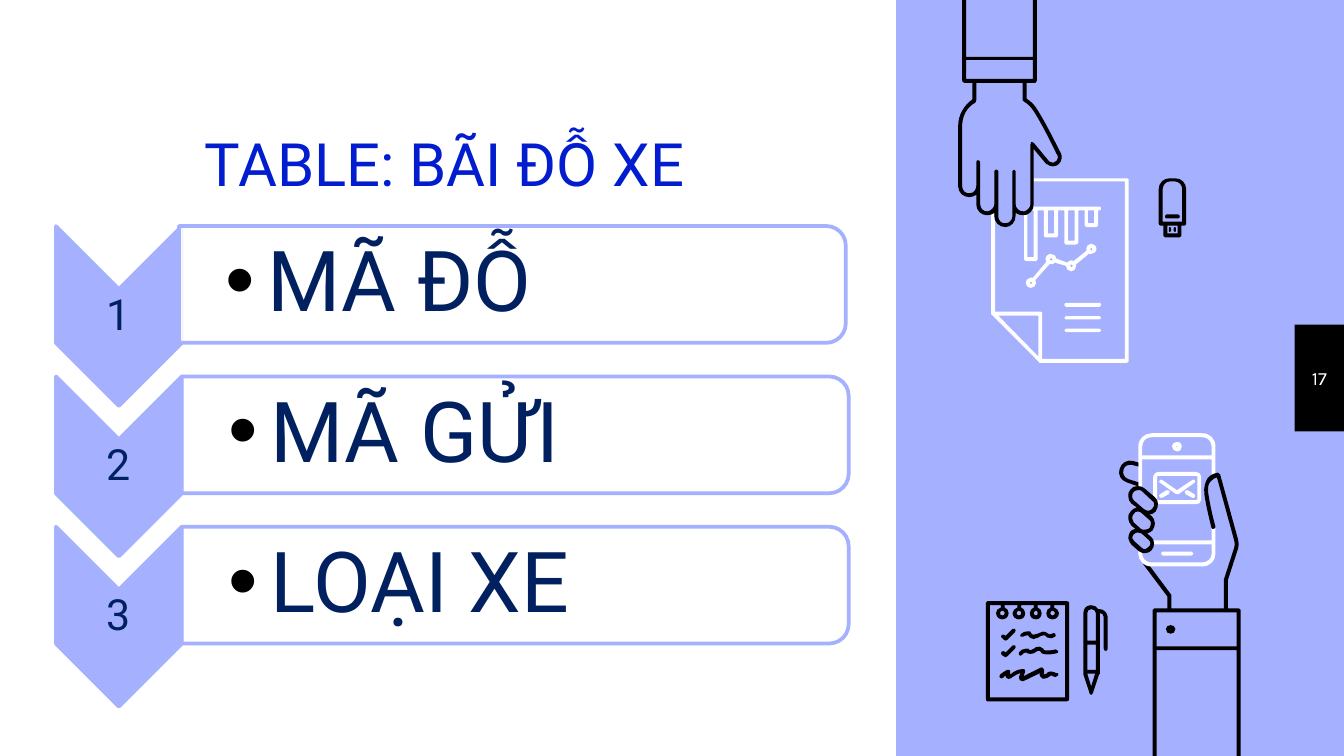
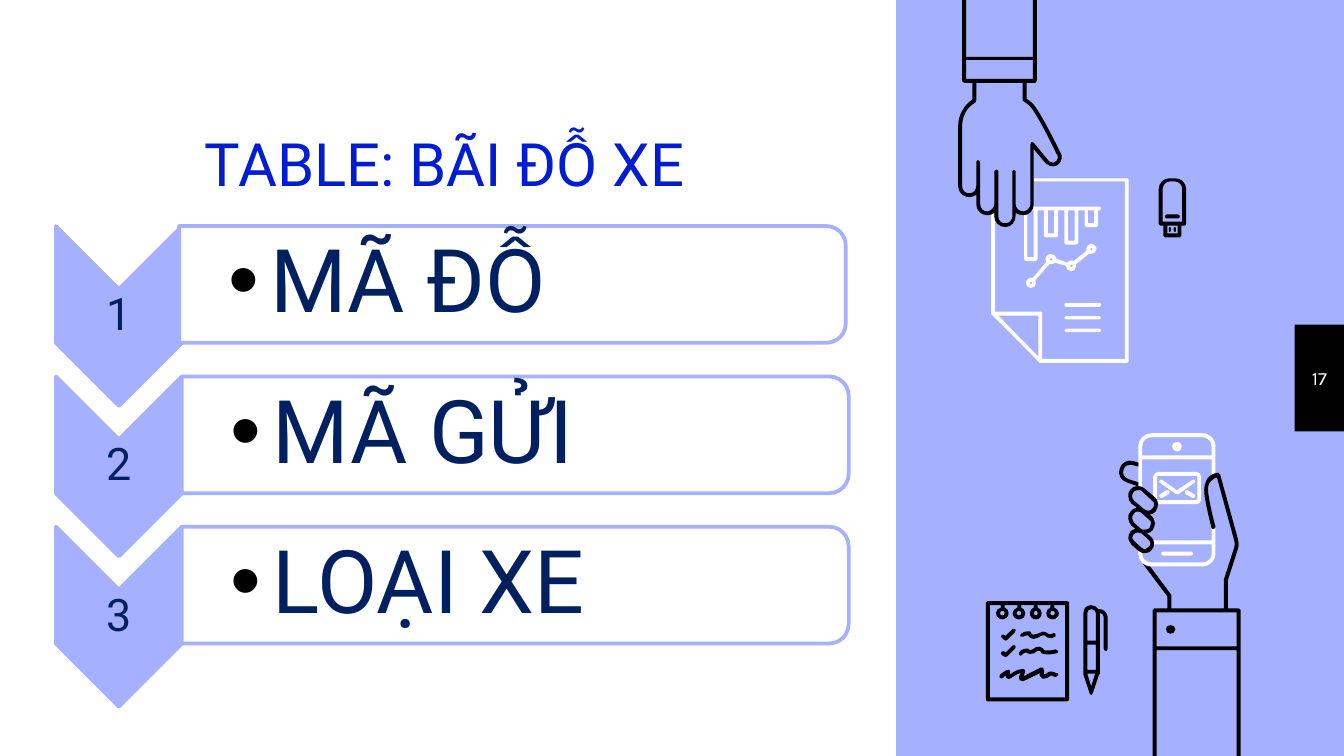
Before and after one commit to thuypt102/Practice-teamwork-01, a slide deck: slide 17 of Quản lý bãi đỗ xe.pptx. Drawn at 1344x756 pixels with LibreOffice and Linux fonts; fonts in the diff are those of the drawing. Boxes give left, top, right and bottom in pixels: in the first picture for what was removed or moved away, otherwise in the second. Text is boxed around its words. In the diff, an @@ line names an element or a change of style, - is before the commit and + after.

```diff
--- a/Quản lý bãi đỗ xe.pptx
+++ b/Quản lý bãi đỗ xe.pptx
@@ text "2" at (x1=106, y1=447, x2=131, y2=480): size 23 to 24 pt @@
@@ size 45 to 47 pt in 3 elements at (x1=270, y1=232, x2=545, y2=313), (x1=273, y1=382, x2=573, y2=464), (x1=273, y1=549, x2=585, y2=628) @@
```
Also in this commit, not shown: 10 other slides changed, 1 slide added, 2 slides removed.
